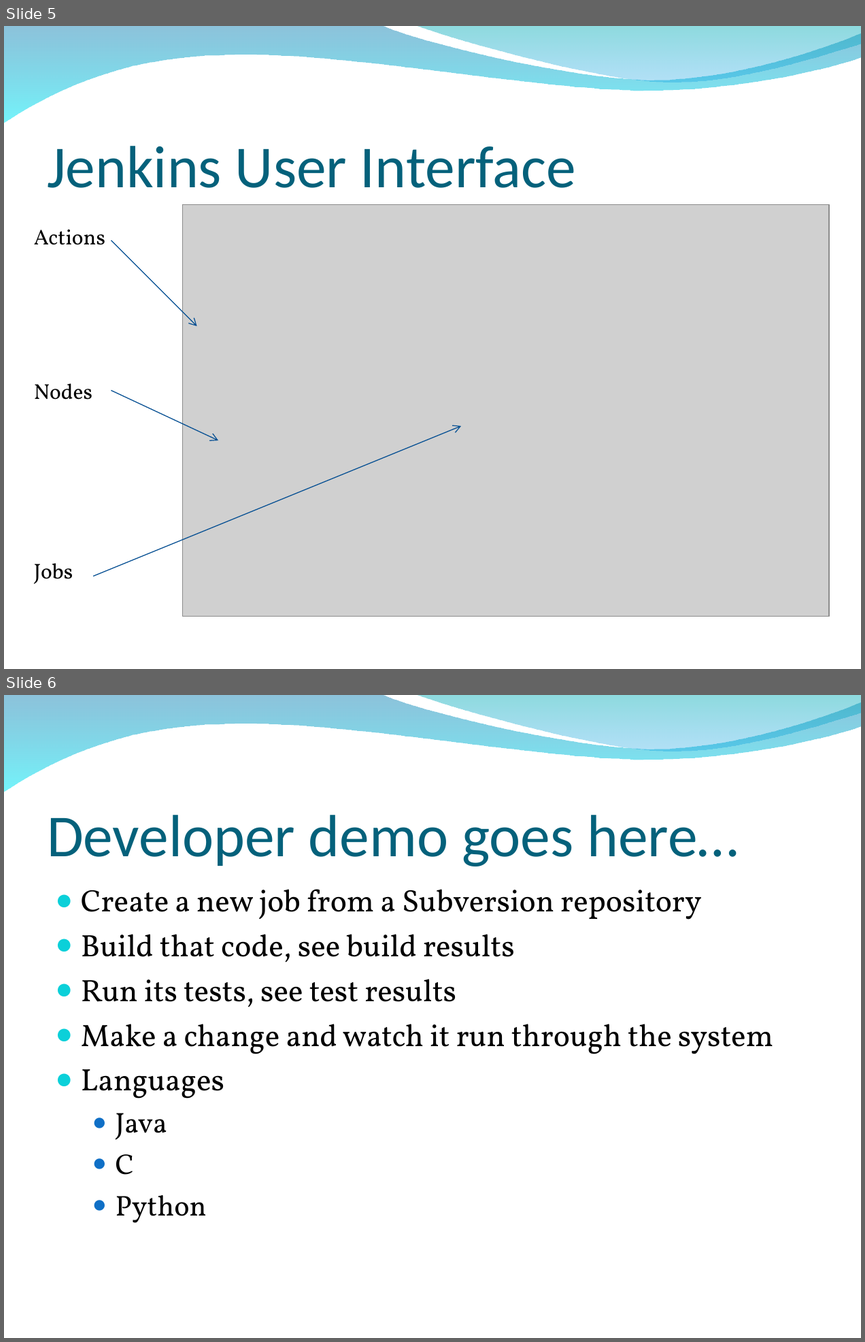
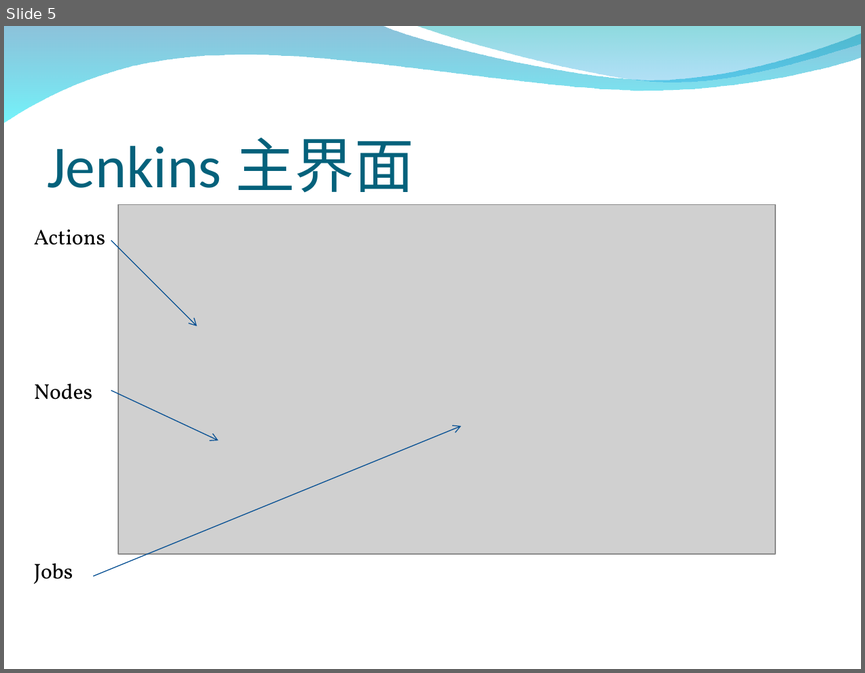
Before and after one commit to chenzhc/TestApp, a slide deck: Doc/jenkins/jenkins.ppt. Shown one above the other, each under a label of ours: slides 5 and 6 before the commit, slide 5 after it. The pictures are 865x1342 and 865x673 pixels, drawn with LibreOffice and Linux fonts; fonts in the diff are those of the drawing; grey boxes stand for pictures; background and template pictures are left out. Boxes give left, top, right and bottom in pixels: in the first picture for what was removed or moved away, otherwise in the second. Text is boxed around its words. In the diff, an @@ line names an element or a change of style, - is before the commit and + after.

```diff
--- a/Doc/jenkins/jenkins.ppt
+++ b/Doc/jenkins/jenkins.ppt
@@ slide 6 removed at bbox=[4, 695, 861, 1338], background picture (left out); not listed: 2 template elements that a slide beside it also shows @@
@@ title removed at bbox=[47, 815, 738, 866] @@
-Developer demo goes here…
@@ text removed at bbox=[81, 889, 773, 1223] @@
-● Create a new job from a Subversion repository
-● Build that code, see build results
-● Run its tests, see test results
-● Make a change and watch it run through the system
-● Languages
-  ● Java
-  ● C
-  ● Python
@@ slide 5 changed as well @@
@@ title at bbox=[47, 138, 414, 193]: text changed @@
-Jenkins User Interface
+Jenkins 主界面
@@ picture: place and size @@
-picture at bbox=[182, 204, 828, 616]
+picture at bbox=[118, 204, 775, 554]
```
Also in this commit, not shown: 11 slides added, 8 other slides removed.
